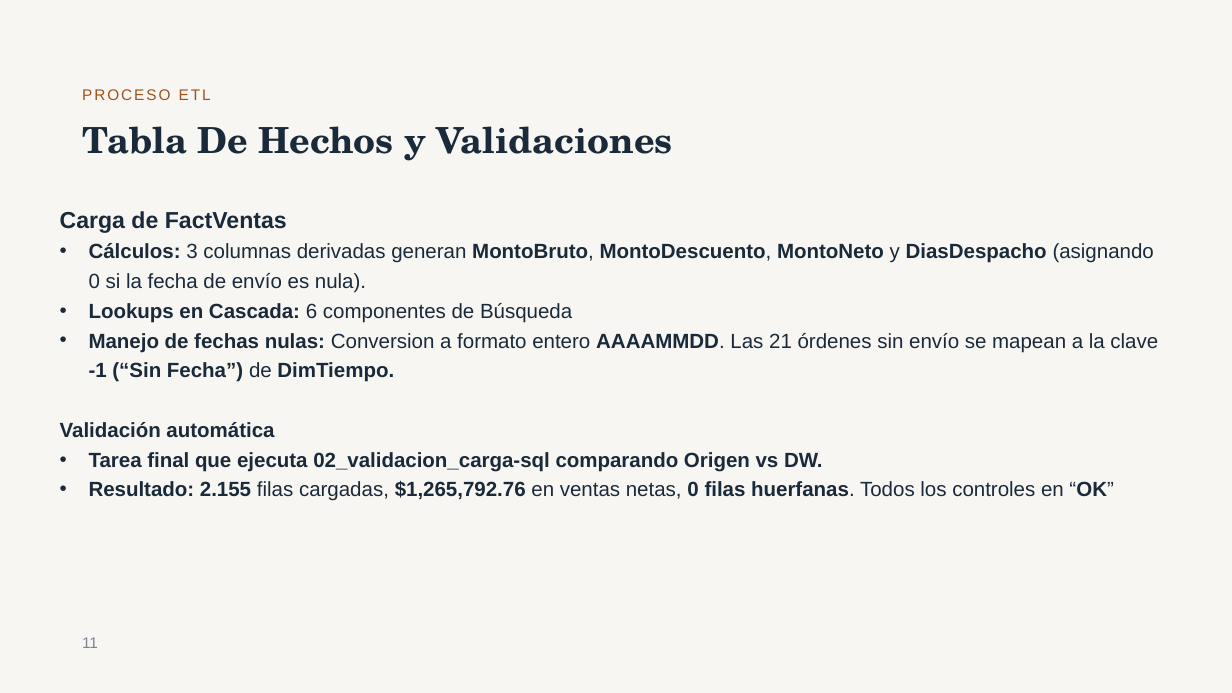
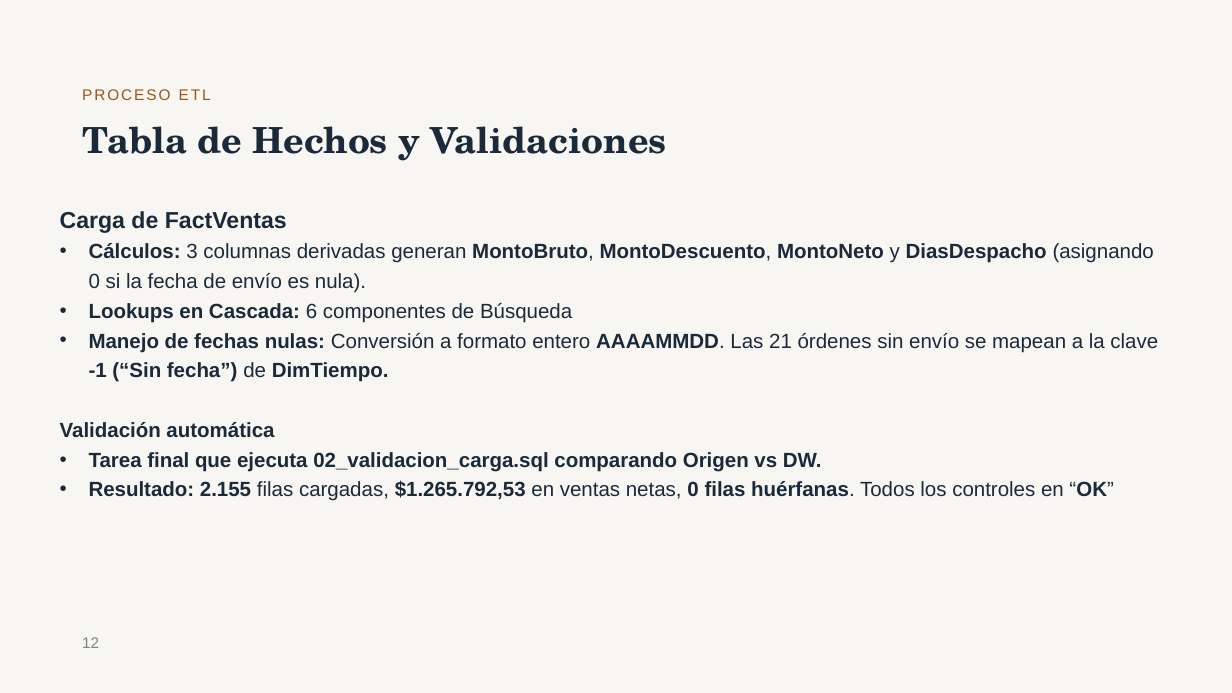
Before and after one commit to MaxiBonoUSM/Inteligencia_de_Negocios_Grupo12, a slide deck: slide 12 of docs/presentacion/Kent Foods – Fase 1.pptx. Drawn at 1232x693 pixels with LibreOffice and Linux fonts; fonts in the diff are those of the drawing. Boxes give left, top, right and bottom in pixels: in the first picture for what was removed or moved away, otherwise in the second. Text is boxed around its words. In the diff, an @@ line names an element or a change of style, - is before the commit and + after.

```diff
--- a/docs/presentacion/Kent Foods – Fase 1.pptx
+++ b/docs/presentacion/Kent Foods – Fase 1.pptx
@@ title at [82, 126, 666, 161]: text changed @@
-Tabla De Hechos y Validaciones
+Tabla de Hechos y Validaciones
@@ text at [89, 333, 1158, 382]: text changed @@
-• Manejo de fechas nulas: Conversion a formato entero AAAAMMDD. Las 21 órdenes sin envío se mapean a la clave -1 (“Sin Fecha”) de DimTiempo.
+• Manejo de fechas nulas: Conversión a formato entero AAAAMMDD. Las 21 órdenes sin envío se mapean a la clave -1 (“Sin fecha”) de DimTiempo.
@@ text at [89, 452, 1114, 501]: text changed @@
-• Tarea final que ejecuta 02_validacion_carga-sql comparando Origen vs DW.
-• Resultado: 2.155 filas cargadas, $1,265,792.76 en ventas netas, 0 filas huerfanas. Todos los controles en “OK”
+• Tarea final que ejecuta 02_validacion_carga.sql comparando Origen vs DW.
+• Resultado: 2.155 filas cargadas, $1.265.792,53 en ventas netas, 0 filas huérfanas. Todos los controles en “OK”
@@ text at [82, 637, 99, 648]: text changed @@
-11
+12
```
Also in this commit, not shown: 5 other slides changed, 1 other file.
